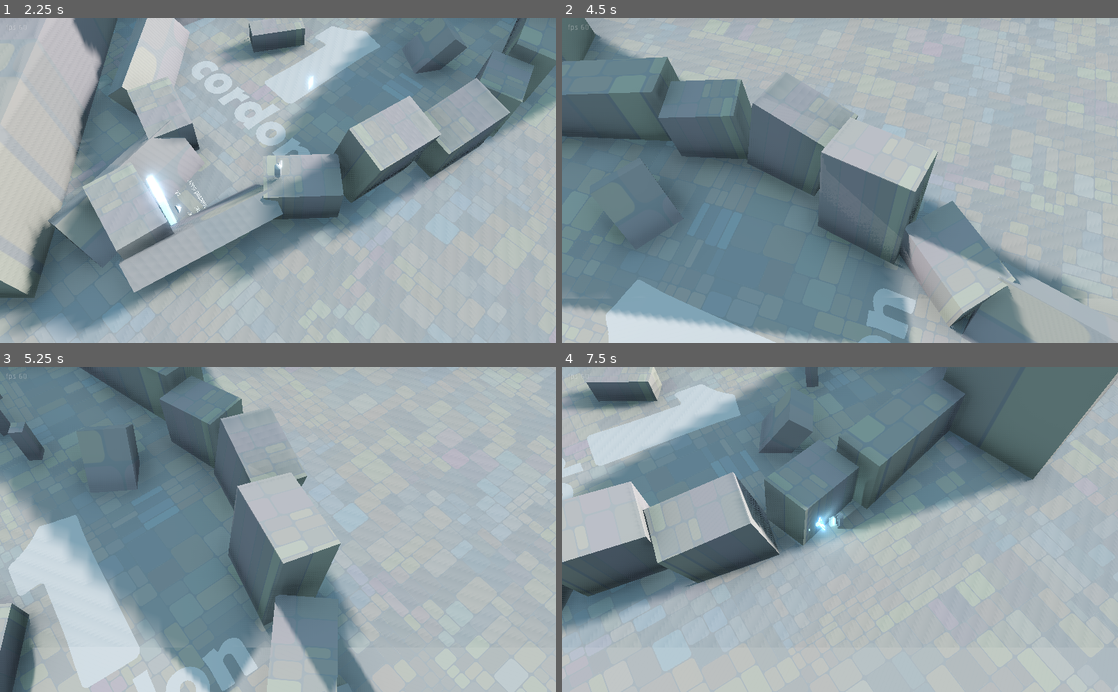
Above: before the commit, frames 1-4 (two rows, left to right).
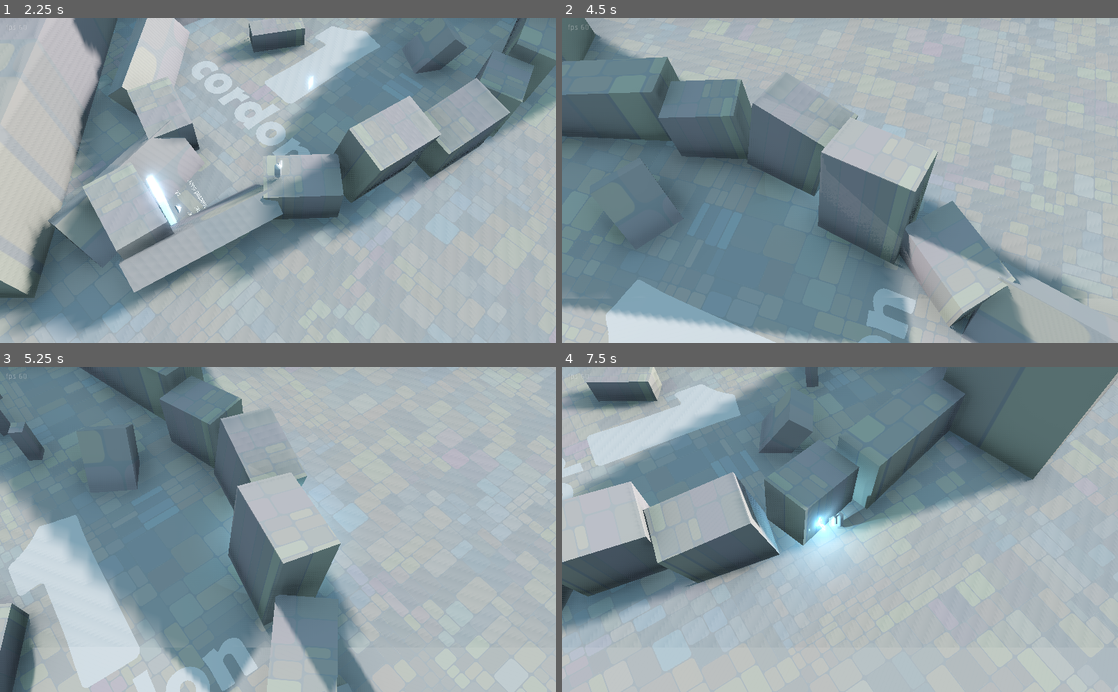
Above: after the commit, the same moments.

Repository: ioxu/key
Game: Godot game, scene res://scenes/splash.tscn
Same seed, same stepped clock (60 frames per second), same inputs: the game is played once before the commit and once after it.
Inputs (mouse positions are in pixels of both pictures, inside the frame that each line leads up to):
- Up to frame 1 (2.25 s): tap X at 0.5 s; move the mouse to (400, 164) at 0.52 s; hold D (move_right) 0.53-1.28 s; hold Left (camera_rotate_left) 0.53-1.28 s; click (400, 164) at 0.67 s; tap Space (jump) at 0.77, 1.25, 1.52 s; move the mouse to (166, 196) at 1.27 s; hold S (move_down) 1.28-2.03 s; tap Right (camera_rotate_right) at 1.35 s; move the mouse to (333, 109) at 2.02 s; hold D (move_right) from 2.03 s (still down); click (333, 109) at 2.1 s
- Up to frame 2 (4.5 s): move the mouse to (812, 245) at 2.77 s; release D (move_right) at 2.78 s; hold W (move_up) 2.78-3.53 s; tap Left (camera_rotate_left) at 2.85 s; click (812, 245) at 2.92 s; tap Space (jump) at 3.02, 3.77 s; move the mouse to (1006, 229) at 3.52 s; hold Right (camera_rotate_right) 3.53-4.28 s; hold A (move_left) from 3.53 s (still down); move the mouse to (673, 131) at 4.27 s; click (673, 131) at 4.35 s
- Up to frame 3 (5.25 s): tap Space (jump) at 4.52 s; move the mouse to (305, 529) at 5.02 s; release A (move_left) at 5.03 s; hold S (move_down) from 5.03 s (still down); hold Left (camera_rotate_left) from 5.03 s (still down); click (305, 529) at 5.17 s
- Up to frame 4 (7.5 s): move the mouse to (756, 448) at 5.77 s; release S (move_down) at 5.78 s; release Left (camera_rotate_left) at 5.78 s; hold D (move_right) 5.78-6.53 s; tap Right (camera_rotate_right) at 5.85 s; tap Space (jump) at 6.02, 6.77 s; move the mouse to (962, 513) at 6.52 s; hold W (move_up) 6.53-7.28 s; click (962, 513) at 6.6 s; move the mouse to (728, 545) at 7.27 s; hold D (move_right) from 7.28 s (still down); tap Left (camera_rotate_left) at 7.35 s; click (728, 545) at 7.42 s

Frame 1 is identical in both runs. In frame 2, 0.2% of the frame differs, in the area x 40-47%, y 50-61%; in frame 3, 0.3%; in frame 4, 3.1%, in the area x 32-58%, y 22-64%.

Commit message:
add lightsource for bullet hit

Diff:
--- a/data/weapons/pulse_shard/pulse_shard_bullet.gd
+++ b/data/weapons/pulse_shard/pulse_shard_bullet.gd
@@ -51,7 +51,7 @@
 #		set_collision_mask_bit(0, true)
 #		set_collision_mask_bit(3, true)
 #	else:
-#		queue_free()
+#		call_deferred("queue_free") #queue_free()
 
 
 func _emit_impact_fx(collision_info : KinematicCollision):
--- a/data/weapons/pulse_shard/pulse_shard_bullet.tscn
+++ b/data/weapons/pulse_shard/pulse_shard_bullet.tscn
@@ -41,4 +41,5 @@
 
 [node name="free_timer" type="Timer" parent="."]
 wait_time = 4.0
+
 [connection signal="timeout" from="free_timer" to="." method="_on_free_timer_timeout"]
--- a/data/weapons/pulse_shard/pulse_shard_bullet_impact_fx.gd
+++ b/data/weapons/pulse_shard/pulse_shard_bullet_impact_fx.gd
@@ -4,6 +4,8 @@
 const sparks_fx_scene = preload("res://data/effects/sparks.tscn")
 var sparks_fx
 export var effect_time = 0.18
+var lightInitialEnergy = 0.0
+
 
 func _ready():
 	$free_timer.start()
@@ -12,12 +14,16 @@
 	$MeshInstance.scale = Vector3(rand_range(0.75,1.75), rand_range(0.75,1.75), 1.0)
 	$MeshInstance.rotation_degrees = Vector3(0.0, 0.0, rand_range(-180.0, 180.0))
 	$sparks/Particles.emitting = true
+	lightInitialEnergy = $OmniLight.light_energy
 
 
 func _process(delta):
 	shader_time += delta
-	mat = $MeshInstance.material_override
+	#mat = $MeshInstance.material_override
 	mat.set_shader_param("shader_time", clamp(Util.remap( shader_time, 0.0, effect_time, 0.0, 1.0 ), 0.0, 1.0 ) )
+	var lenergy = clamp(Util.remap( shader_time, 0.0, effect_time, 1.0, 0.0 ), 0.0, 1.0)
+	$OmniLight.light_energy =  lenergy * lightInitialEnergy * 3.0
+
 	if shader_time >= effect_time:
 		$MeshInstance.visible = false
 
--- a/data/weapons/pulse_shard/pulse_shard_bullet_impact_fx.tscn
+++ b/data/weapons/pulse_shard/pulse_shard_bullet_impact_fx.tscn
@@ -17,4 +17,15 @@
 material/0 = null
 
 [node name="sparks" parent="." instance=ExtResource( 4 )]
+
+[node name="OmniLight" type="OmniLight" parent="."]
+light_color = Color( 0.490196, 0.792157, 0.976471, 1 )
+light_energy = 3.0
+light_indirect_energy = 2.0
+light_specular = 1.0
+shadow_enabled = true
+omni_range = 7.5
+omni_attenuation = 2.14355
+omni_shadow_mode = 0
+
 [connection signal="timeout" from="free_timer" to="." method="_on_free_timer_timeout"]
